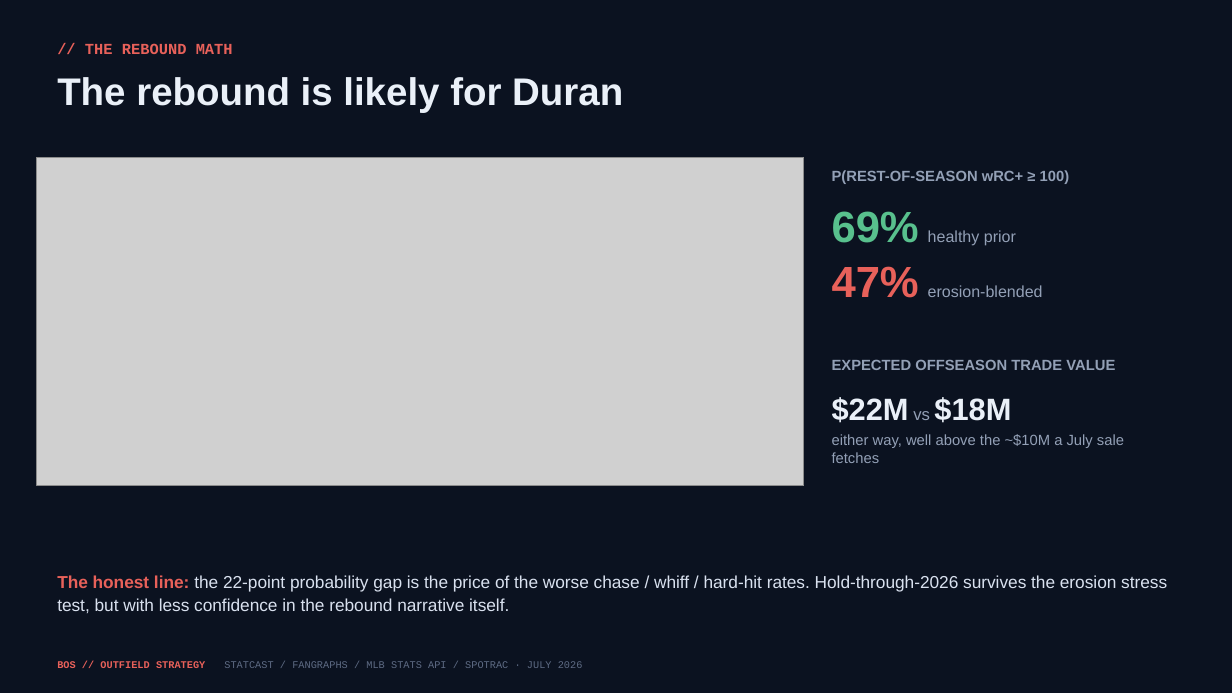
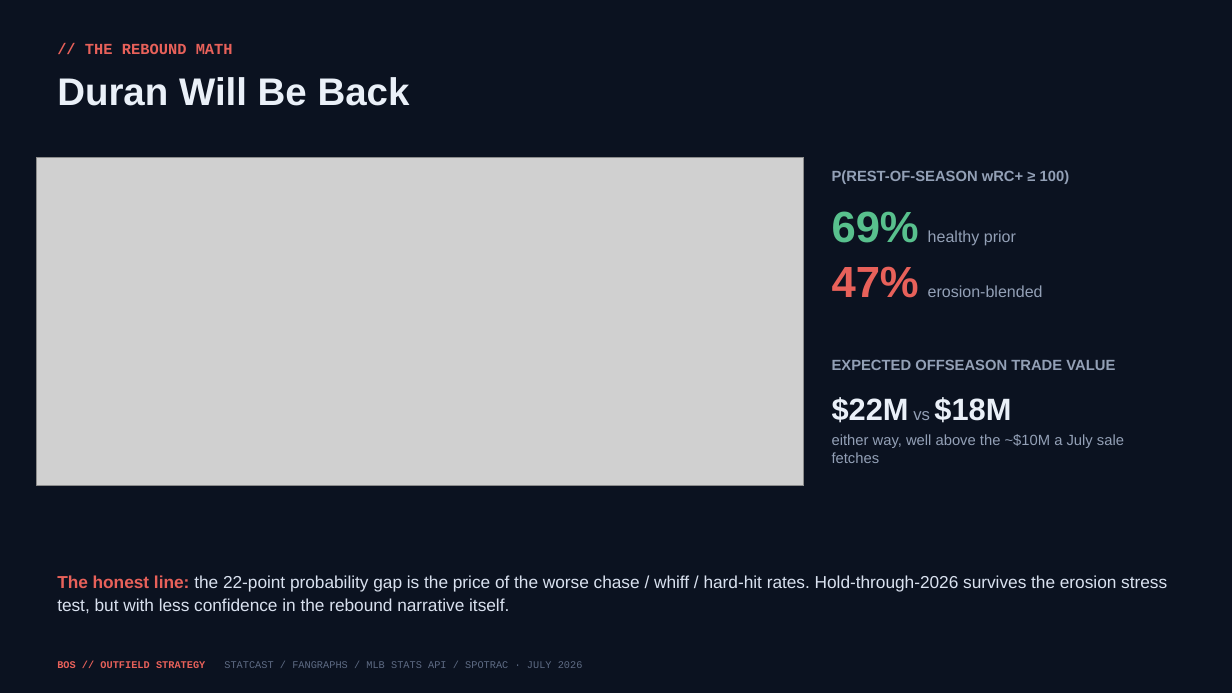
Before and after one commit to justinloo12/jarren-duran-outlier-analysis, a slide deck: slide 7 of outputs/Red_Sox_Trade_Deadline.pptx. Drawn at 1232x693 pixels with LibreOffice and Linux fonts; fonts in the diff are those of the drawing; grey boxes stand for pictures. Boxes give left, top, right and bottom in pixels: in the first picture for what was removed or moved away, otherwise in the second. Text is boxed around its words. In the diff, an @@ line names an element or a change of style, - is before the commit and + after.

```diff
--- a/outputs/Red_Sox_Trade_Deadline.pptx
+++ b/outputs/Red_Sox_Trade_Deadline.pptx
@@ text at box(57, 77, 410, 106): text changed @@
-The rebound is likely for Duran
+Duran Will Be Back
```
Also in this commit, not shown: 11 other slides changed, 1 slide added, 1 slide removed, 3 other files.
